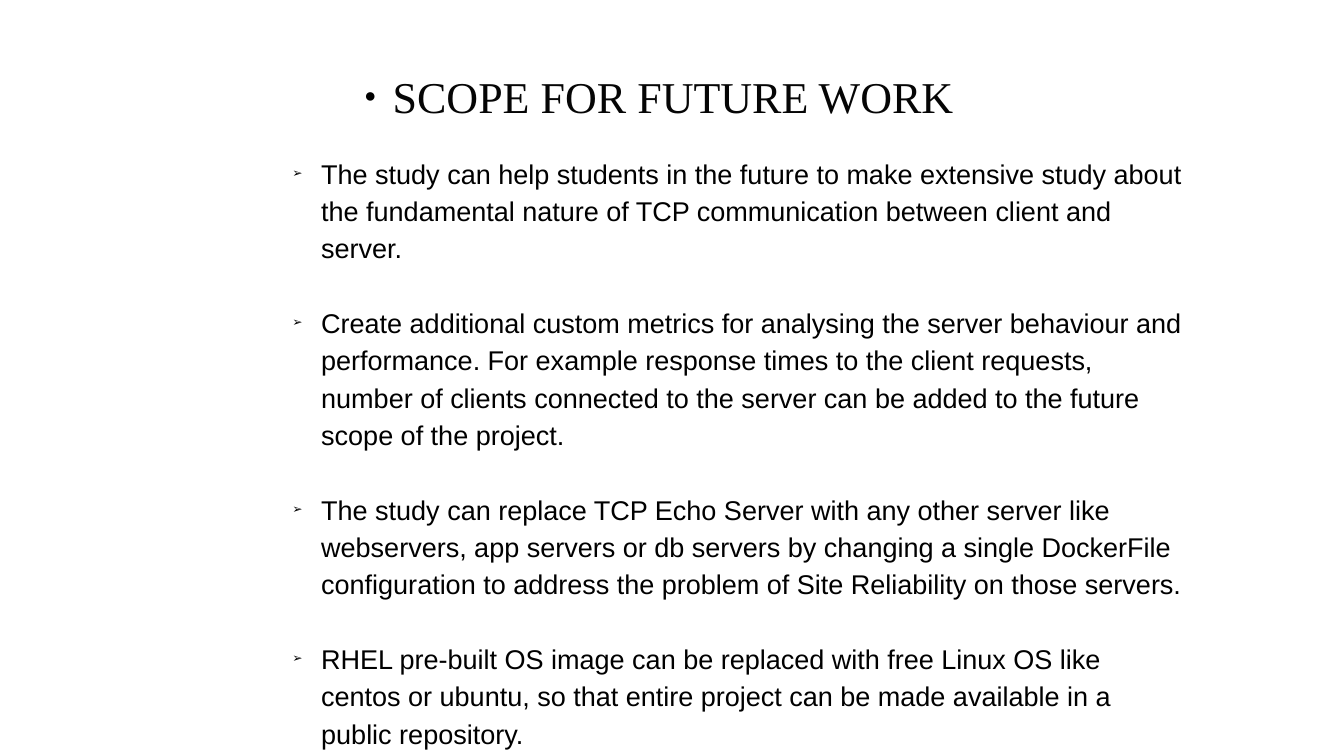
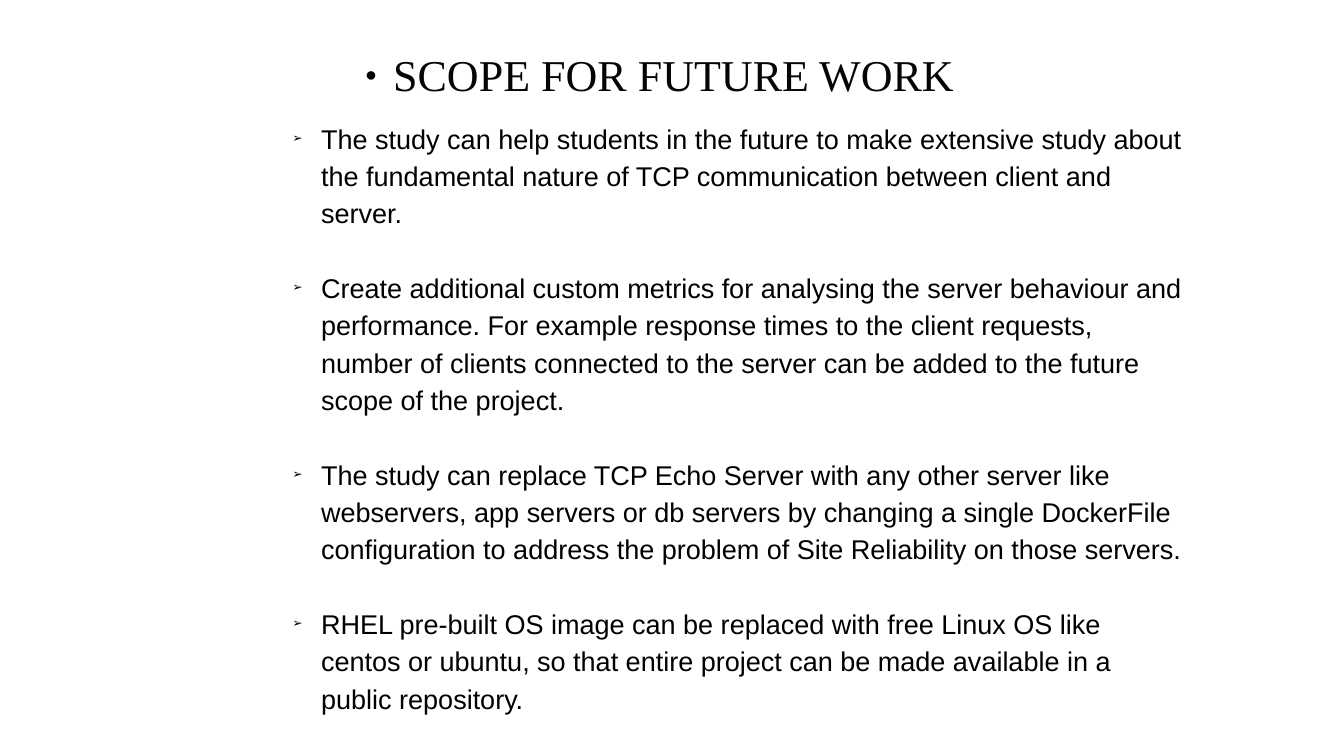
Before and after one commit to baskardotbalsu/SRE, a slide deck: slide 12 of presentation/PRESENTATION-CSIZG628T-2019HT66015_21Apr21.pptx. Drawn at 1344x756 pixels with LibreOffice and Linux fonts; fonts in the diff are those of the drawing; background and template pictures are left out. Boxes give left, top, right and bottom in pixels: in the first picture for what was removed or moved away, otherwise in the second. Text is boxed around its words. In the diff, an @@ line names an element or a change of style, - is before the commit and + after.

```diff
--- a/presentation/PRESENTATION-CSIZG628T-2019HT66015_21Apr21.pptx
+++ b/presentation/PRESENTATION-CSIZG628T-2019HT66015_21Apr21.pptx
@@ text "SCOPE FOR FUTURE WORK": place and size @@
-text "SCOPE FOR FUTURE WORK" at <box>393,84,953,114</box>
+text "SCOPE FOR FUTURE WORK" at <box>393,62,953,92</box>
@@ text "The study can help students ...": place and size @@
-text "The study can help students ..." at <box>321,164,1182,749</box>
+text "The study can help students ..." at <box>321,129,1182,714</box>
```
Also in this commit, not shown: 3 other slides changed, 14 other files.
